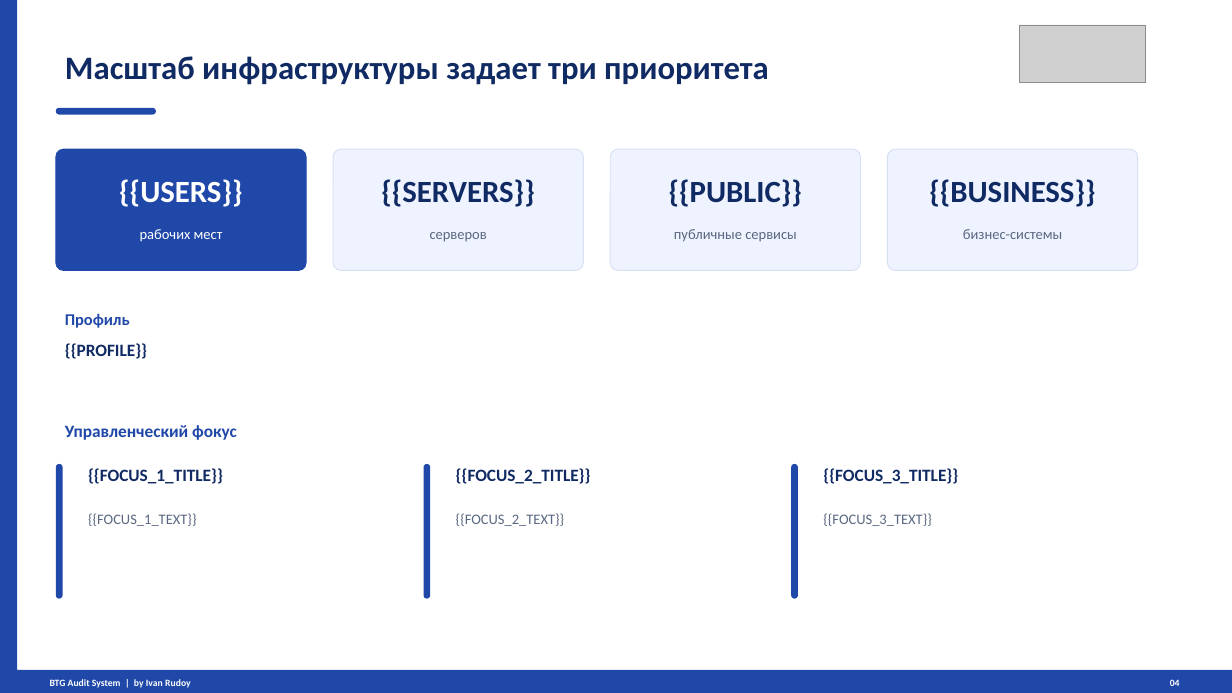
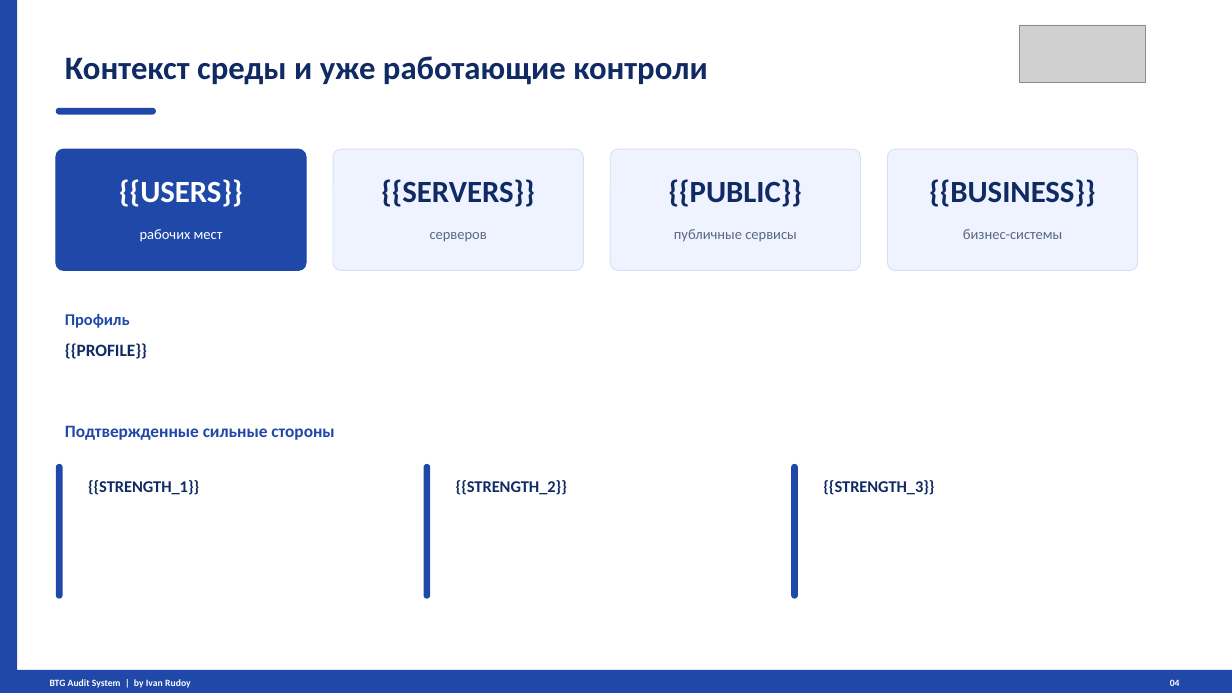
Before and after one commit to irudoy1982/Test, a slide deck: slide 4 of static/audit_presentation_btg.pptx. Drawn at 1232x693 pixels with LibreOffice and Linux fonts; fonts in the diff are those of the drawing; grey boxes stand for pictures. Boxes give left, top, right and bottom in pixels: in the first picture for what was removed or moved away, otherwise in the second. Text is boxed around its words. In the diff, an @@ line names an element or a change of style, - is before the commit and + after.

```diff
--- a/static/audit_presentation_btg.pptx
+++ b/static/audit_presentation_btg.pptx
@@ text at [65,56,707,85]: text changed @@
-Масштаб инфраструктуры задает три приоритета
+Контекст среды и уже работающие контроли
@@ text at [65,425,334,440]: text changed @@
-Управленческий фокус
+Подтвержденные сильные стороны
@@ text removed at [456,468,591,484] @@
-{{FOCUS_2_TITLE}}
@@ text removed at [823,468,958,484] @@
-{{FOCUS_3_TITLE}}
@@ text at [88,480,199,495]: text changed; size 13.5 to 12.8 pt @@
-{{FOCUS_1_TITLE}}
+{{STRENGTH_1}}
@@ text at [456,480,567,495]: text changed; size 11.2 to 12.8 pt; text colour #596780 to #102A63; bold on @@
-{{FOCUS_2_TEXT}}
+{{STRENGTH_2}}
@@ text at [823,480,934,495]: text changed; size 11.2 to 12.8 pt; text colour #596780 to #102A63; bold on @@
-{{FOCUS_3_TEXT}}
+{{STRENGTH_3}}
@@ text removed at [88,513,197,526] @@
-{{FOCUS_1_TEXT}}
```
Also in this commit, not shown: 6 other slides changed, 6 slides added, 2 slides removed, 7 other files.
